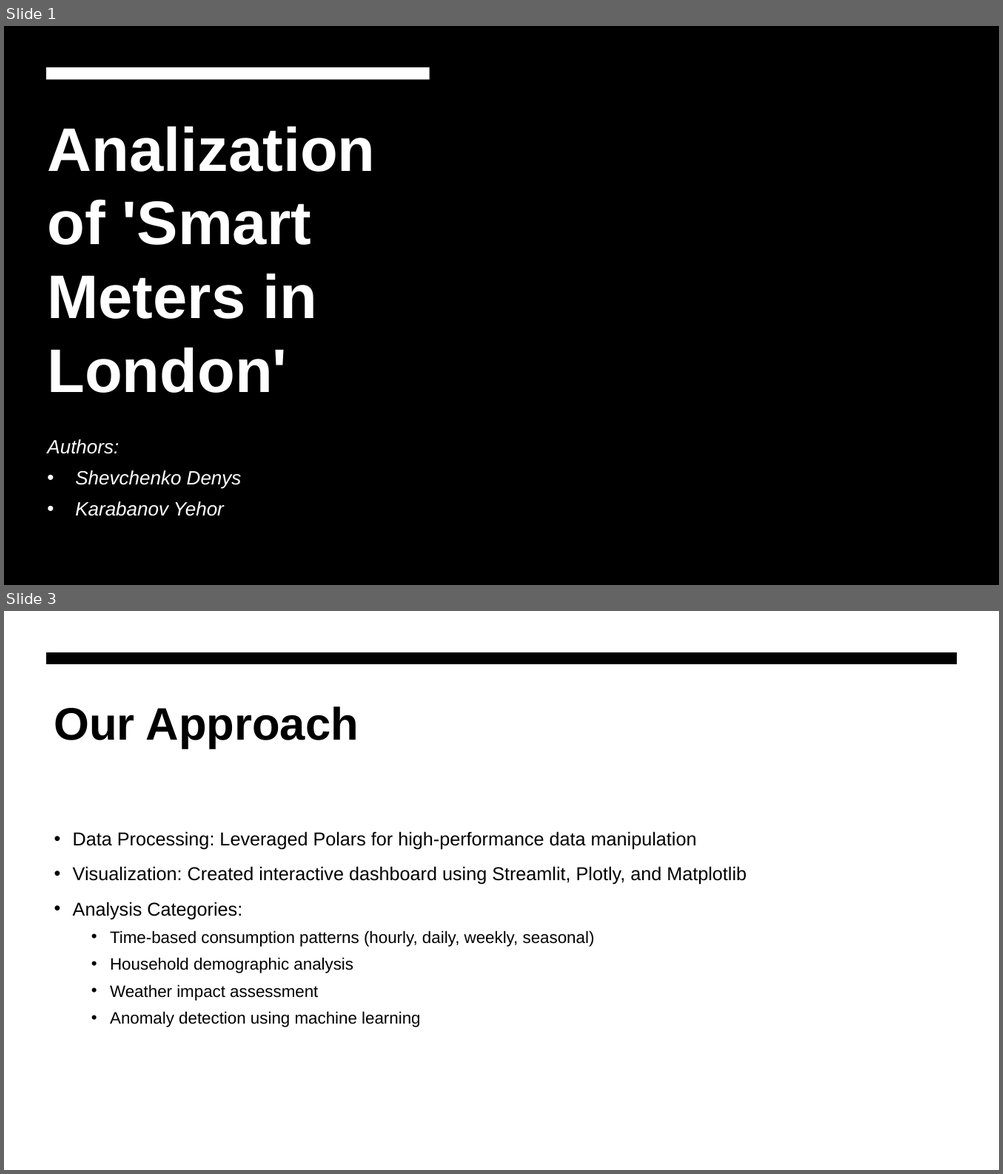
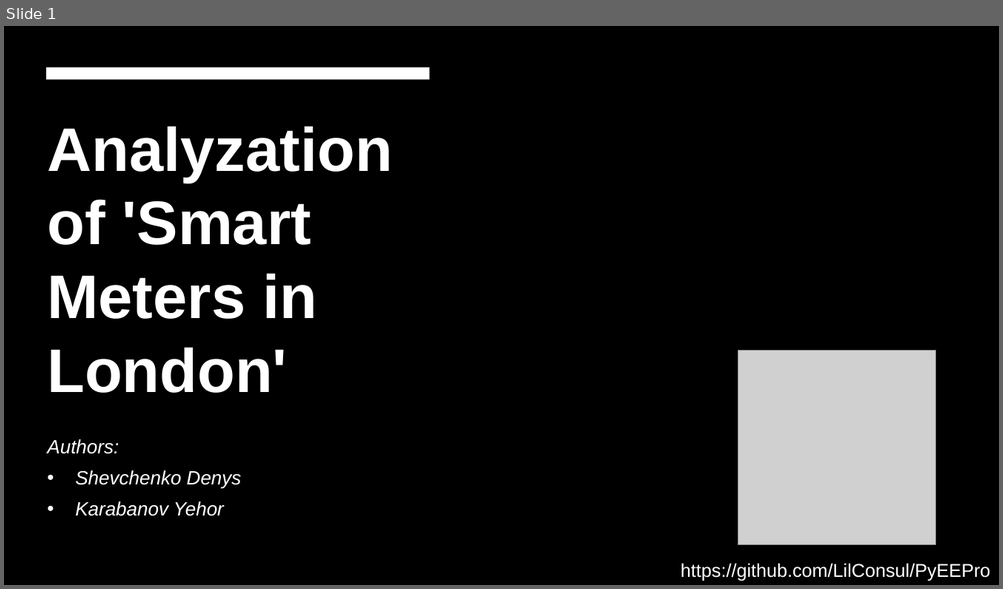
Before and after one commit to LilConsul/PyEEPro, a slide deck: docs/Analization of 'Smart Meters in London'.pptx. Shown one above the other, each under a label of ours: slides 1 and 3 before the commit, slide 1 after it; the slides between them are not shown. The pictures are 1003x1174 and 1003x589 pixels, drawn with LibreOffice and Linux fonts; fonts in the diff are those of the drawing; grey boxes stand for pictures; background and template pictures are left out. Boxes give left, top, right and bottom in pixels: in the first picture for what was removed or moved away, otherwise in the second. Text is boxed around its words. In the diff, an @@ line names an element or a change of style, - is before the commit and + after.

```diff
--- a/docs/Analization of 'Smart Meters in London'.pptx
+++ b/docs/Analization of 'Smart Meters in London'.pptx
@@ slide 3 removed at [4,611,999,1170], background #FFFFFF @@
@@ freeform shape removed at [46,652,957,665] @@
@@ title removed at [54,706,358,749] @@
-Our Approach
@@ text removed at [73,832,746,1028] @@
-• Data Processing: Leveraged Polars for high-performance data manipulation
-• Visualization: Created interactive dashboard using Streamlit, Plotly, and Matplotlib
-• Analysis Categories:
-  • Time-based consumption patterns (hourly, daily, weekly, seasonal)
-  • Household demographic analysis
-  • Weather impact assessment
-  • Anomaly detection using machine learning
@@ slide 1 changed as well @@
@@ title at [47,126,392,393]: text changed @@
-Analization of 'Smart Meters in London'
+Analyzation of 'Smart Meters in London'
@@ picture added at [738,351,936,546] @@
@@ text added at [680,563,990,582], 18 pt, text #FFFFFF @@
+https://github.com/LilConsul/PyEEPro
```
Also in this commit, not shown: 9 slides added, 6 other slides removed.
